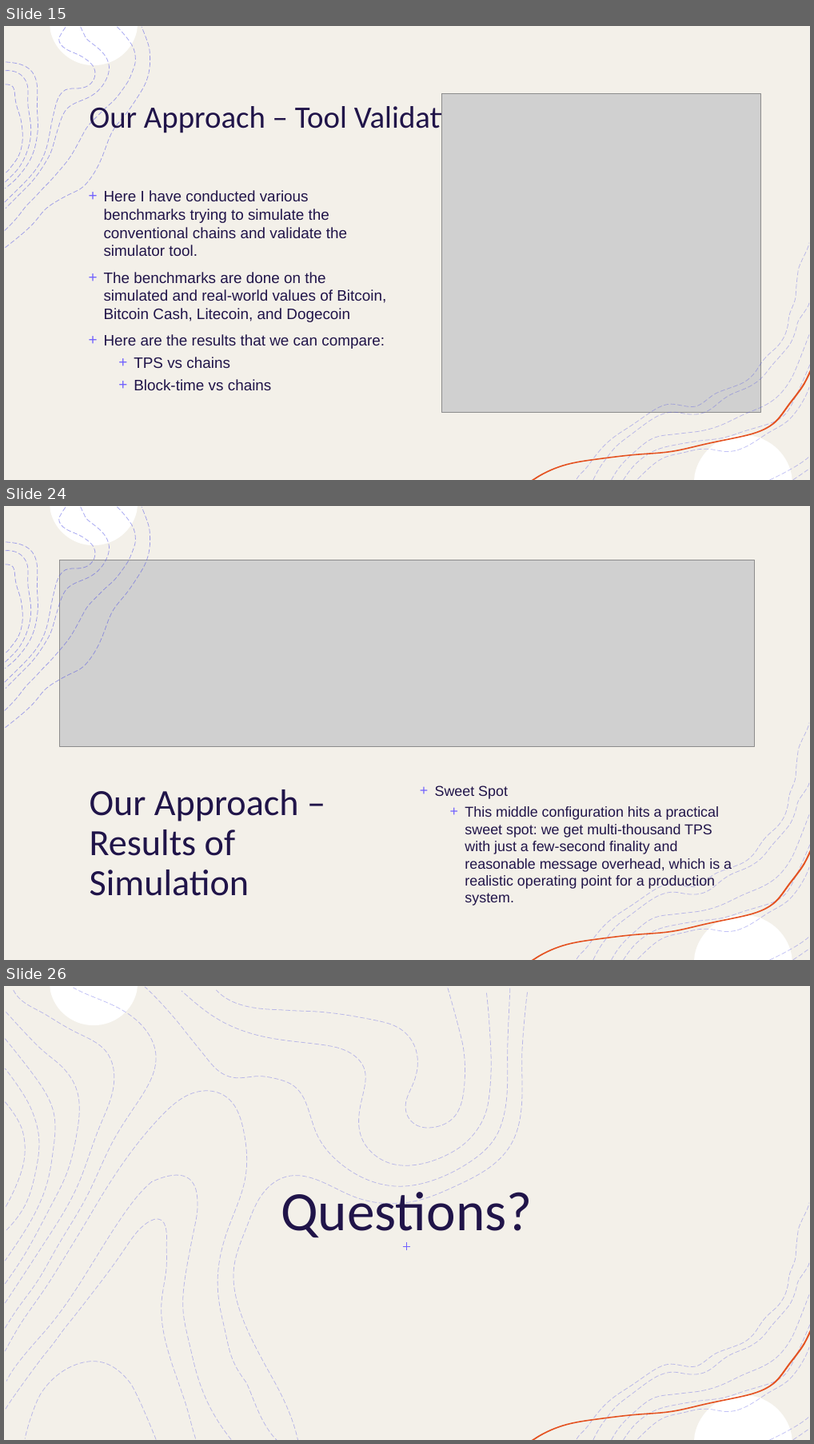
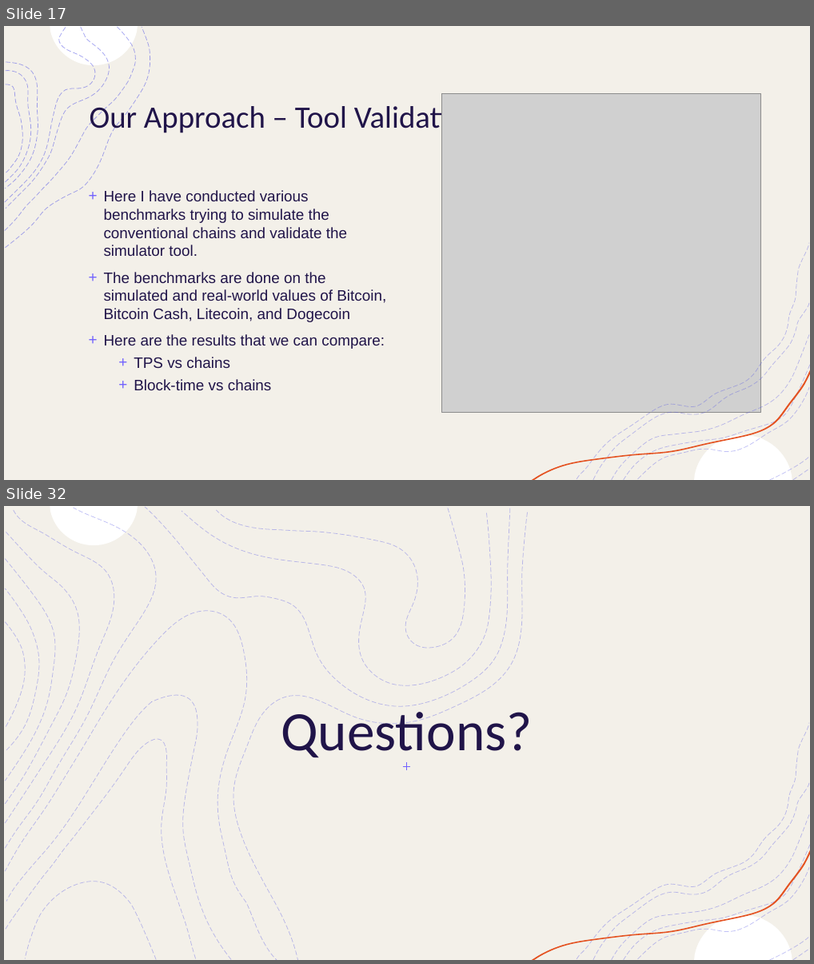
Before and after one commit to OmGandhi091611/Sharding_Simulations, a slide deck: Paper/Final Presentation.pptx. Shown one above the other, each under a label of ours: slides 15, 24 and 26 before the commit, slides 17 and 32 after it; the slides between them are not shown. The pictures are 814x1444 and 814x964 pixels, drawn with LibreOffice and Linux fonts; fonts in the diff are those of the drawing; grey boxes stand for pictures. Boxes give left, top, right and bottom in pixels: in the first picture for what was removed or moved away, otherwise in the second. Text is boxed around its words. In the diff, an @@ line names an element or a change of style, - is before the commit and + after.

```diff
--- a/Paper/Final Presentation.pptx
+++ b/Paper/Final Presentation.pptx
@@ slide 24 removed at bbox=[4, 506, 810, 960], background #FFFFFF; not listed: 10 template elements that a slide beside it also shows @@
@@ rectangle removed at bbox=[4, 506, 810, 960] @@
@@ rectangle removed at bbox=[4, 506, 810, 960] @@
@@ group removed at bbox=[5, 506, 150, 728]: 8 freeform shapes @@
@@ picture removed at bbox=[60, 560, 755, 746] @@
@@ title removed at bbox=[90, 789, 299, 896] @@
-Our Approach – Results of Simulation
@@ text removed at bbox=[435, 785, 732, 905] @@
-+ Sweet Spot
-  + This middle configuration hits a practical sweet spot: we get multi-thousand TPS with just a few-second finality and reasonable message overhead, which is a realistic operating point for a production system.
@@ group removed at bbox=[532, 723, 810, 960]: 9 freeform shapes @@
@@ what was slide 15 is now slide 17 @@
@@ what was slide 26 is now slide 32 @@
```
Also in this commit, not shown: 4 slides changed, 11 slides added, 4 other slides removed.
